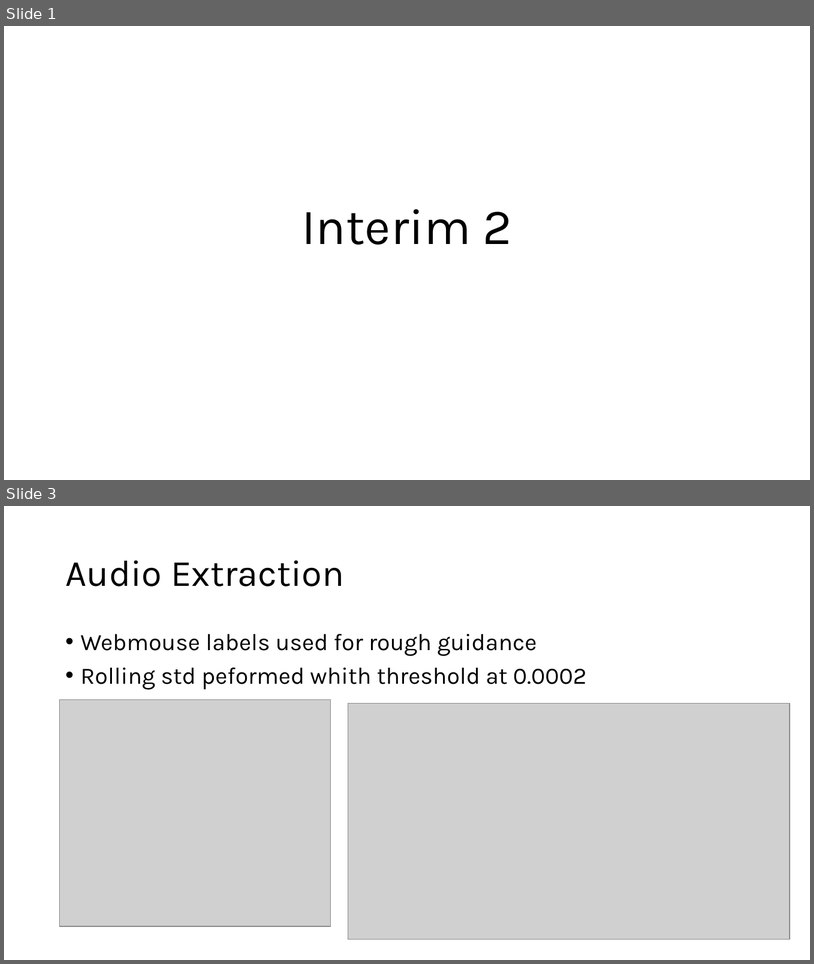
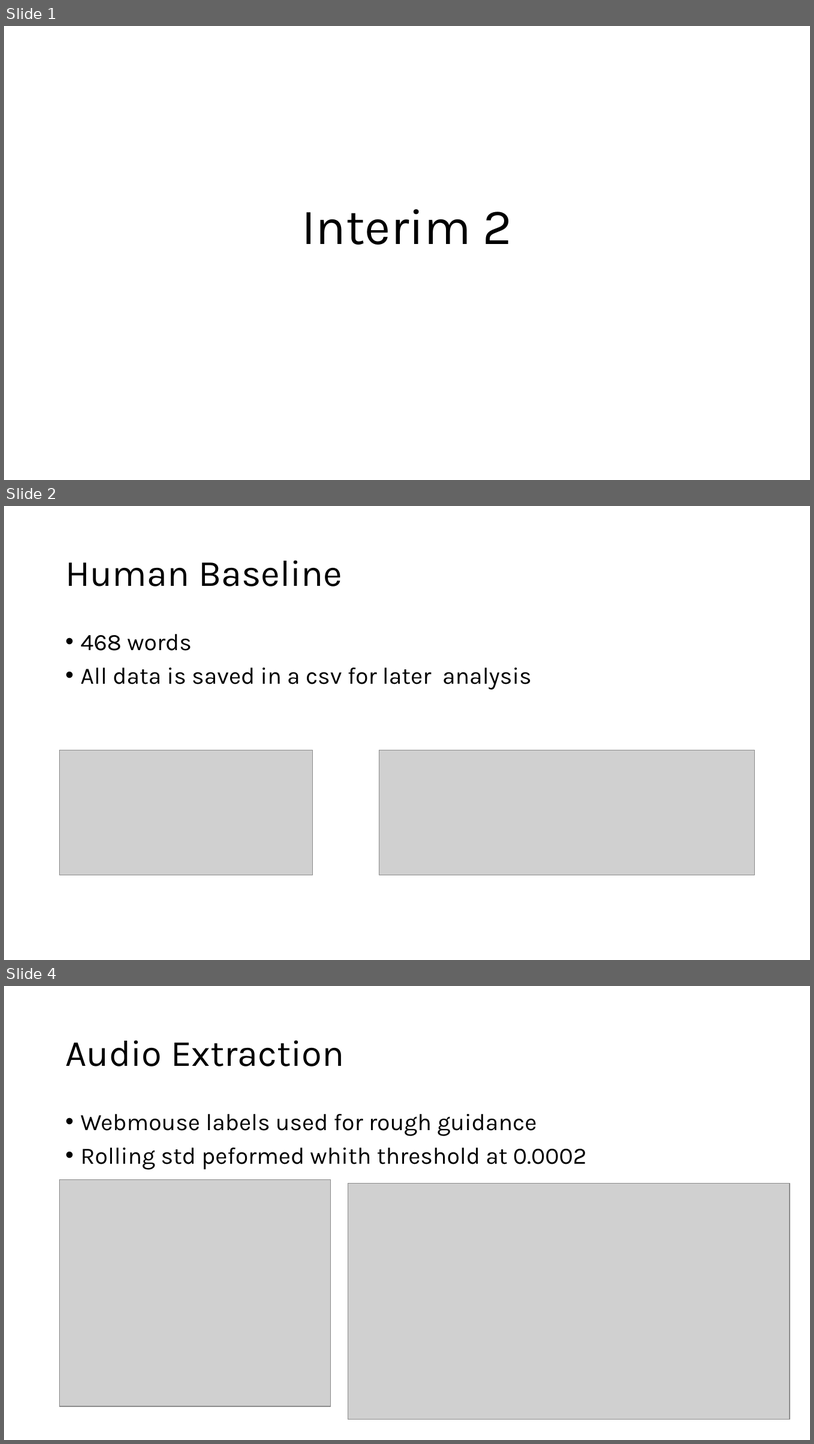
Before and after one commit to Steckdose007/Masterthesis, a slide deck: Interim report 2.pptx. Shown one above the other, each under a label of ours: slides 1 and 3 before the commit, slides 1, 2 and 4 after it; the slides between them are not shown. The pictures are 814x964 and 814x1444 pixels, drawn with LibreOffice and Linux fonts; fonts in the diff are those of the drawing; grey boxes stand for pictures. Boxes give left, top, right and bottom in pixels: in the first picture for what was removed or moved away, otherwise in the second. Text is boxed around its words. In the diff, an @@ line names an element or a change of style, - is before the commit and + after.

```diff
--- a/Interim report 2.pptx
+++ b/Interim report 2.pptx
@@ slide 2 added at [4,506,810,960], background #FFFFFF @@
@@ title added at [65,560,342,586], 44 pt, text #000000 @@
+Human Baseline
@@ text added at [81,634,532,690], 28 pt, text #000000 @@
+• 468 words
+• All data is saved in a csv for later analysis
@@ picture added at [60,750,313,875] @@
@@ picture added at [380,750,755,874] @@
@@ what was slide 3 is now slide 4 @@
```
Also in this commit, not shown: 9 slides changed, 2 other slides added, 2 other files.
